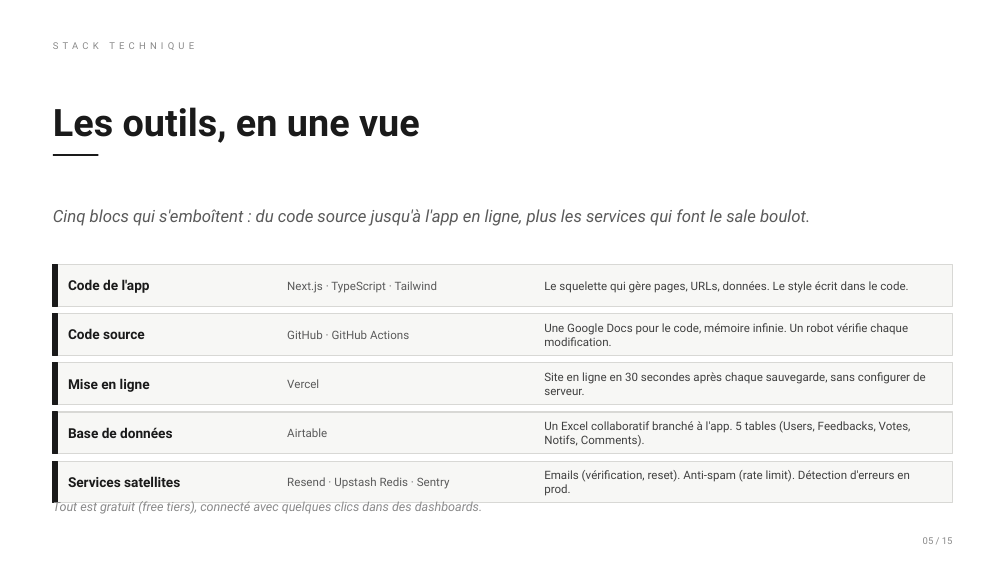
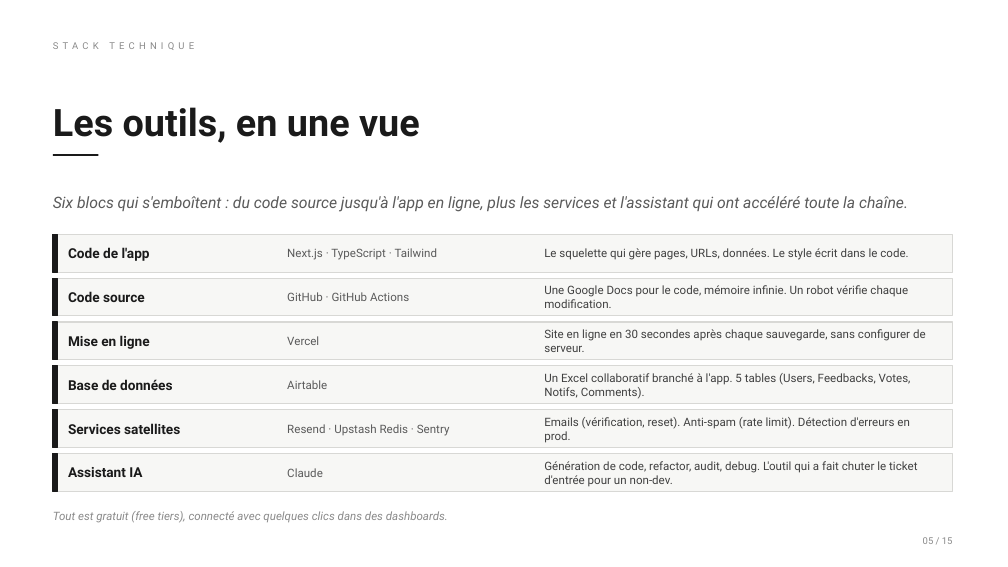
Before and after one commit to VincentG32/echo, a slide deck: slide 5 of docs/pulse-presentation.pptx. Drawn at 1008x567 pixels with LibreOffice and Linux fonts; fonts in the diff are those of the drawing. Boxes give left, top, right and bottom in pixels: in the first picture for what was removed or moved away, otherwise in the second. Text is boxed around its words. In the diff, an @@ line names an element or a change of style, - is before the commit and + after.

```diff
--- a/docs/pulse-presentation.pptx
+++ b/docs/pulse-presentation.pptx
@@ text at <box>53,196,908,212</box>: text changed; size 16 to 15 pt @@
-Cinq blocs qui s'emboîtent : du code source jusqu'à l'app en ligne, plus les services qui font le sale boulot.
+Six blocs qui s'emboîtent : du code source jusqu'à l'app en ligne, plus les services et l'assistant qui ont accéléré toute la chaîne.
@@ 3 texts, 2 rectangles: place and size @@
-3 texts, 2 rectangles at <box>53,265,953,306</box>
+3 texts, 2 rectangles at <box>53,234,953,272</box>
@@ 3 texts, 2 rectangles: place and size @@
-3 texts, 2 rectangles at <box>53,314,953,355</box>
+3 texts, 2 rectangles at <box>53,278,953,316</box>
@@ rectangle: place and size @@
-rectangle at <box>53,363,953,405</box>
+rectangle at <box>53,322,953,360</box>
@@ rectangle: place and size @@
-rectangle at <box>53,363,57,405</box>
+rectangle at <box>53,322,57,360</box>
@@ text "Mise en ligne": place and size @@
-text "Mise en ligne" at <box>68,378,150,392</box>
+text "Mise en ligne" at <box>68,335,150,349</box>
@@ text "Vercel": place and size @@
-text "Vercel" at <box>287,379,319,388</box>
+text "Vercel" at <box>287,336,319,345</box>
@@ text "Site en ligne en 30 ...": place and size @@
-text "Site en ligne en 30 ..." at <box>544,372,926,395</box>
+text "Site en ligne en 30 ..." at <box>544,329,926,352</box>
@@ rectangle: place and size @@
-rectangle at <box>53,412,953,454</box>
+rectangle at <box>53,366,953,404</box>
@@ rectangle: place and size @@
-rectangle at <box>53,412,57,454</box>
+rectangle at <box>53,366,57,404</box>
@@ text "Base de données": place and size @@
-text "Base de données" at <box>68,427,172,438</box>
+text "Base de données" at <box>68,379,172,390</box>
@@ text "Airtable": place and size @@
-text "Airtable" at <box>287,428,327,437</box>
+text "Airtable" at <box>287,380,327,389</box>
@@ text "Un Excel collaboratif branché à ...": place and size @@
-text "Un Excel collaboratif branché à ..." at <box>544,421,911,447</box>
+text "Un Excel collaboratif branché à ..." at <box>544,373,911,399</box>
@@ rectangle: place and size @@
-rectangle at <box>53,461,953,503</box>
+rectangle at <box>53,410,953,448</box>
@@ rectangle: place and size @@
-rectangle at <box>53,461,57,503</box>
+rectangle at <box>53,410,57,448</box>
@@ text "Services satellites": place and size @@
-text "Services satellites" at <box>68,476,180,487</box>
+text "Services satellites" at <box>68,423,180,434</box>
@@ text "Resend · Upstash Redis · ...": place and size @@
-text "Resend · Upstash Redis · ..." at <box>287,477,450,489</box>
+text "Resend · Upstash Redis · ..." at <box>287,424,450,436</box>
@@ text "Emails (vérification, reset). Anti-spam (rate ...": place and size @@
-text "Emails (vérification, reset). Anti-spam (rate ..." at <box>544,470,910,496</box>
+text "Emails (vérification, reset). Anti-spam (rate ..." at <box>544,417,910,443</box>
@@ rectangle added at <box>53,454,953,492</box>, fill #F7F7F5, outline #D8D8D5 1 pt @@
@@ rectangle added at <box>53,454,57,492</box>, fill #1A1A1A, outline #1A1A1A 1 pt @@
@@ text added at <box>68,467,142,477</box>, 13 pt, text #1A1A1A, bold @@
+Assistant IA
@@ text added at <box>287,468,323,477</box>, 11 pt, text #5A5A5A @@
+Claude
@@ text added at <box>544,461,917,487</box>, 11 pt, text #404040 @@
+Génération de code, refactor, audit, debug. L'outil qui a fait chuter le ticket d'entrée pour un non-dev.
@@ text "Tout est gratuit (free tiers), ...": place and size @@
-text "Tout est gratuit (free tiers), ..." at <box>53,499,482,514</box>
+text "Tout est gratuit (free tiers), ..." at <box>53,511,448,523</box>
@@ text "Tout est gratuit (free tiers), ..." at <box>53,511,448,523</box>: size 12 to 11 pt @@
```
Also in this commit, not shown: 1 other file.
